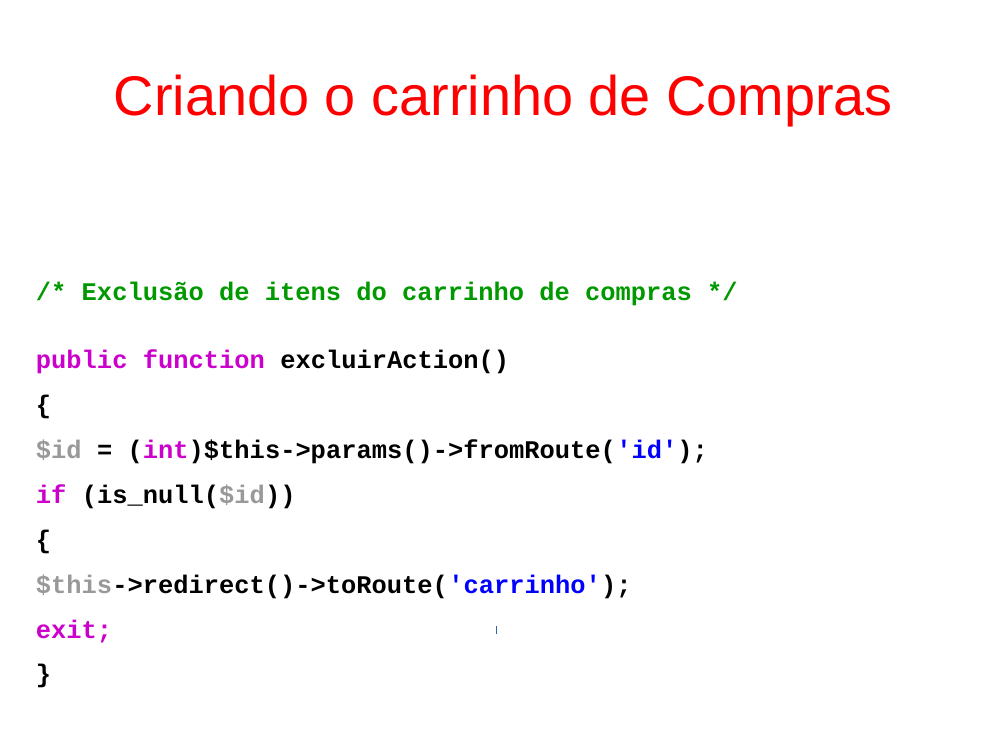
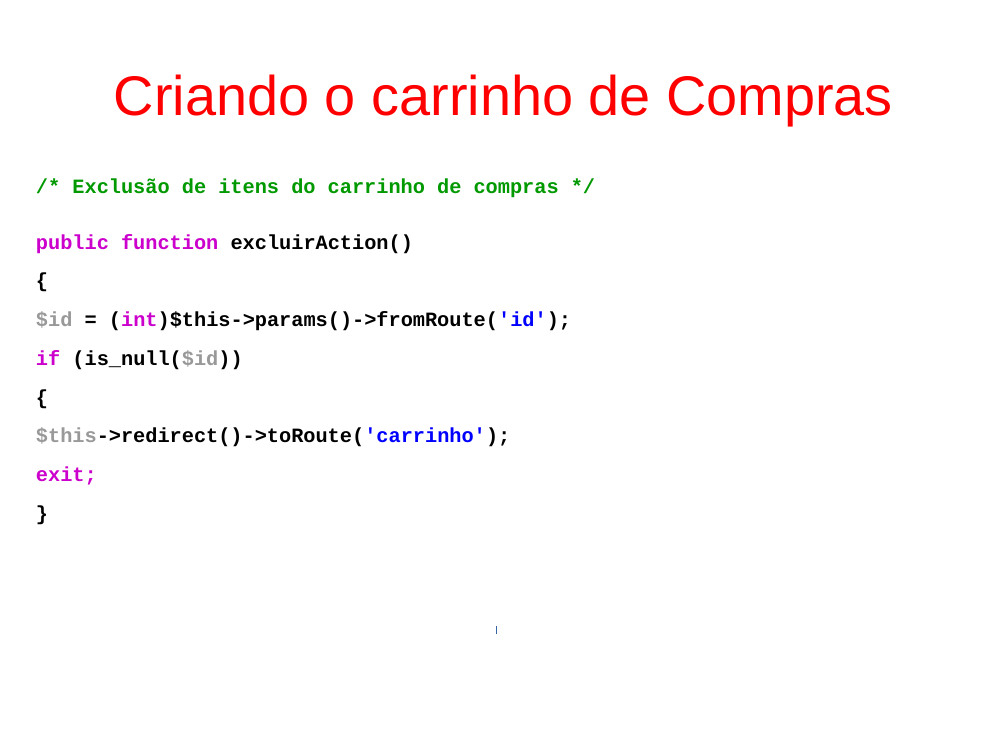
Before and after one commit to fgsl/lojasacme, a slide deck: slide 93 of docs/tutorial.odp. Drawn at 1008x756 pixels with LibreOffice and Linux fonts; fonts in the diff are those of the drawing. Boxes give left, top, right and bottom in pixels: in the first picture for what was removed or moved away, otherwise in the second. Text is boxed around its words. In the diff, an @@ line names an element or a change of style, - is before the commit and + after.

```diff
--- a/docs/tutorial.odp
+++ b/docs/tutorial.odp
@@ text "/* Exclusão de itens do ..." at (36, 178, 571, 485): size 20 to 16 pt @@
```
Also in this commit, not shown: 5 other slides changed, 4 other files.
